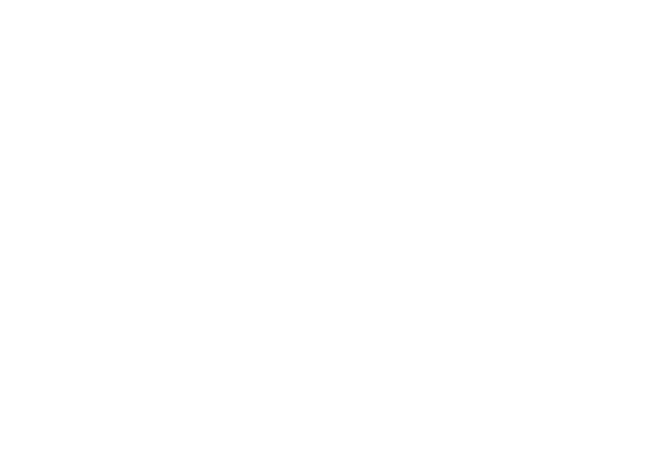
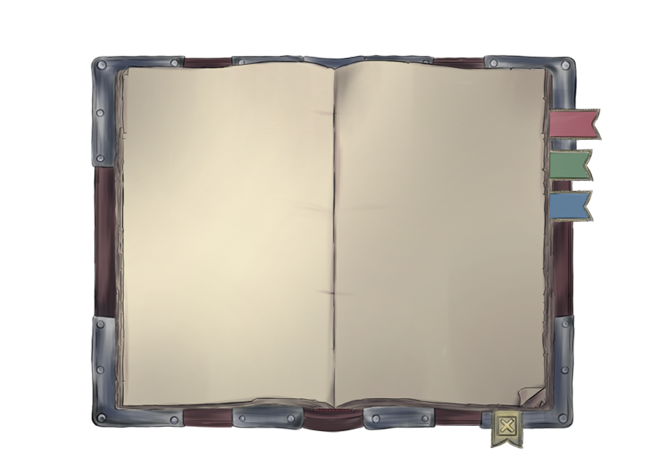
Comparing the layer stacks of the two 661 x 472 images. Changes:
painted on "Layer 2" over [90, 54, 602, 450]
